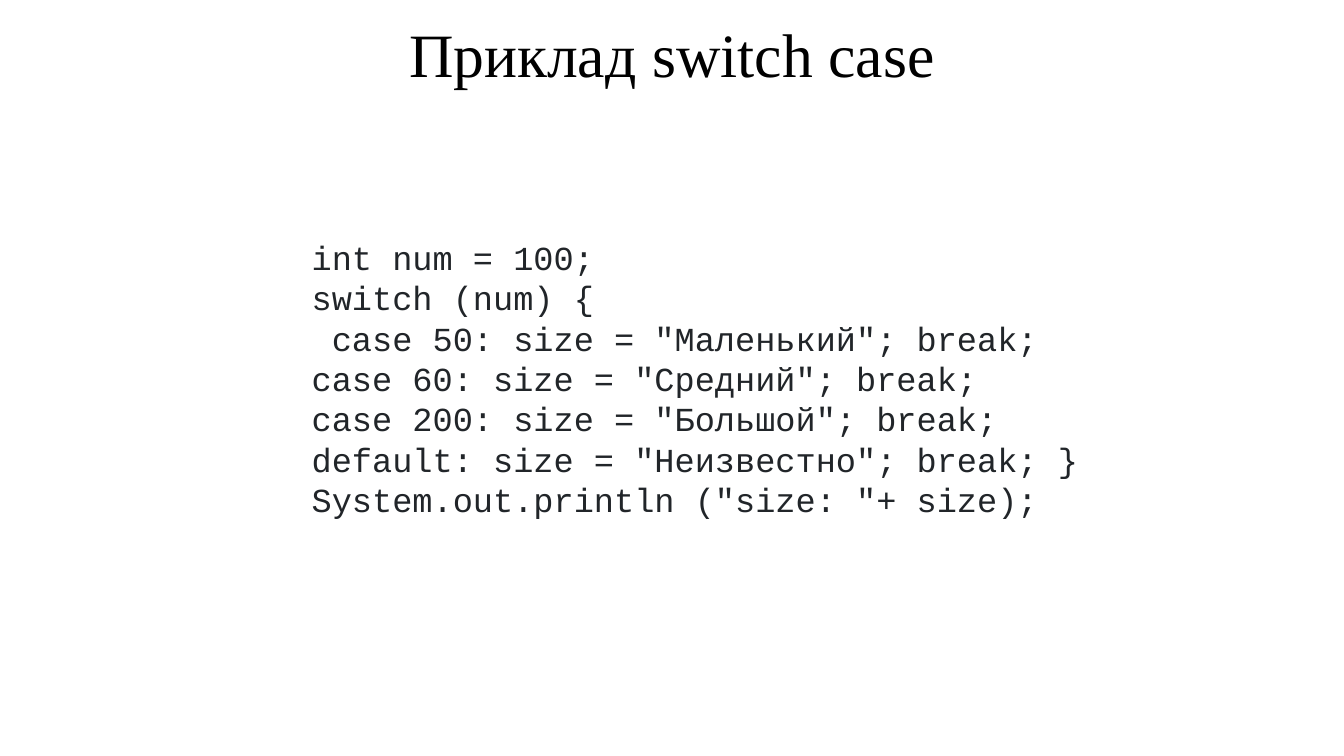
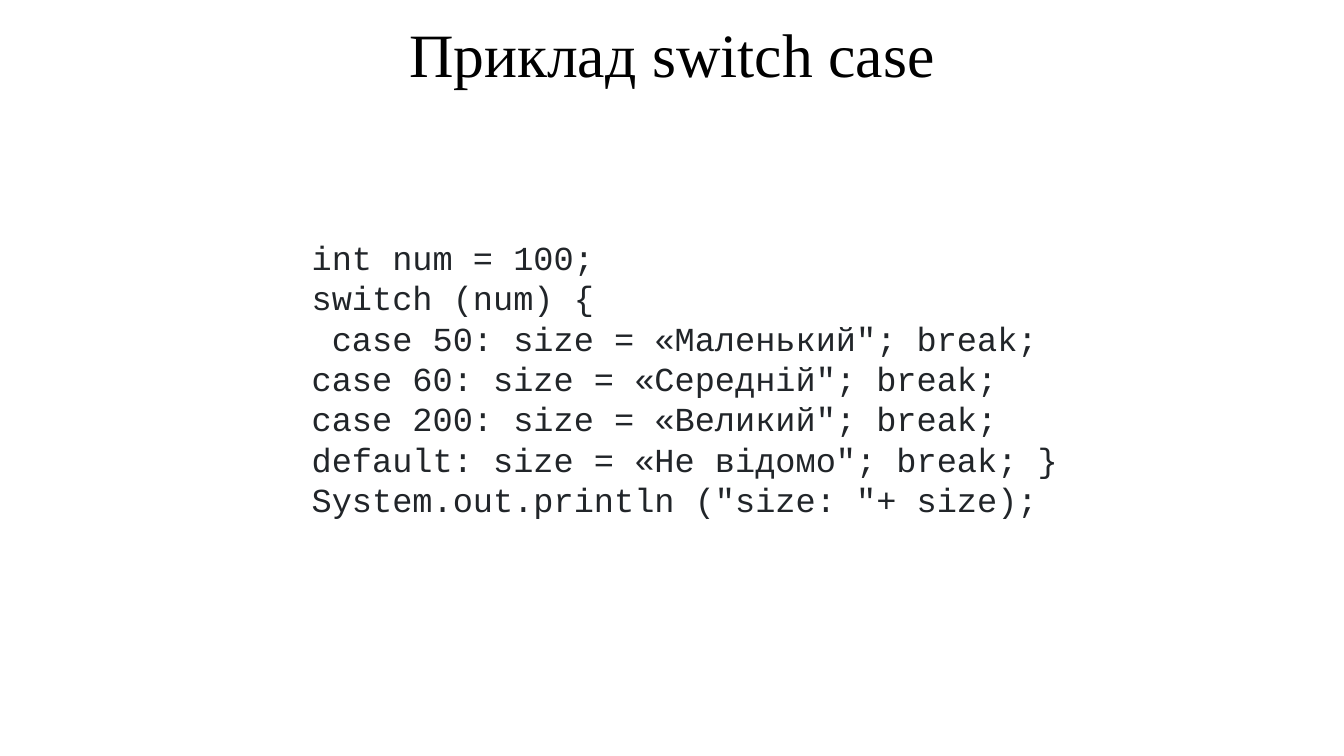
Before and after one commit to arg3ntuum/JavaCourse, a slide deck: slide 8 of Java Урок 3 ifelse switch.pptx. Drawn at 1344x756 pixels with LibreOffice and Linux fonts; fonts in the diff are those of the drawing. Boxes give left, top, right and bottom in pixels: in the first picture for what was removed or moved away, otherwise in the second. Text is boxed around its words. In the diff, an @@ line names an element or a change of style, - is before the commit and + after.

```diff
--- a/Java Урок 3 ifelse switch.pptx
+++ b/Java Урок 3 ifelse switch.pptx
@@ text at [312, 326, 1038, 479]: text changed @@
-case 50: size = "Маленький"; break;
-case 60: size = "Средний"; break;
-case 200: size = "Большой"; break;
-default: size = "Неизвестно"; break; }
+case 50: size = «Маленький"; break;
+case 60: size = «Середній"; break;
+case 200: size = «Великий"; break;
+default: size = «Не відомо"; break; }
```
Also in this commit, not shown: 1 other slide changed, 5 other files.
